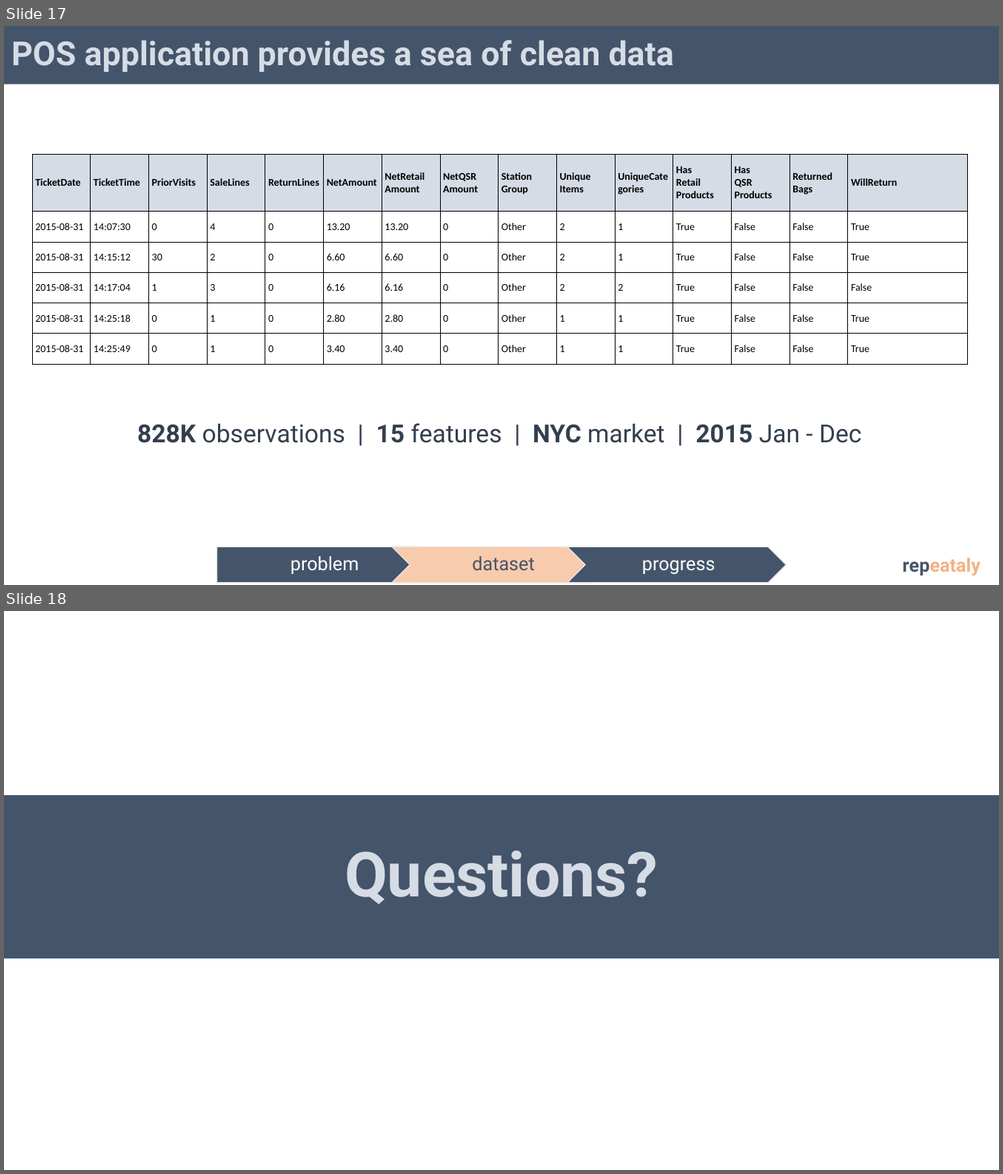
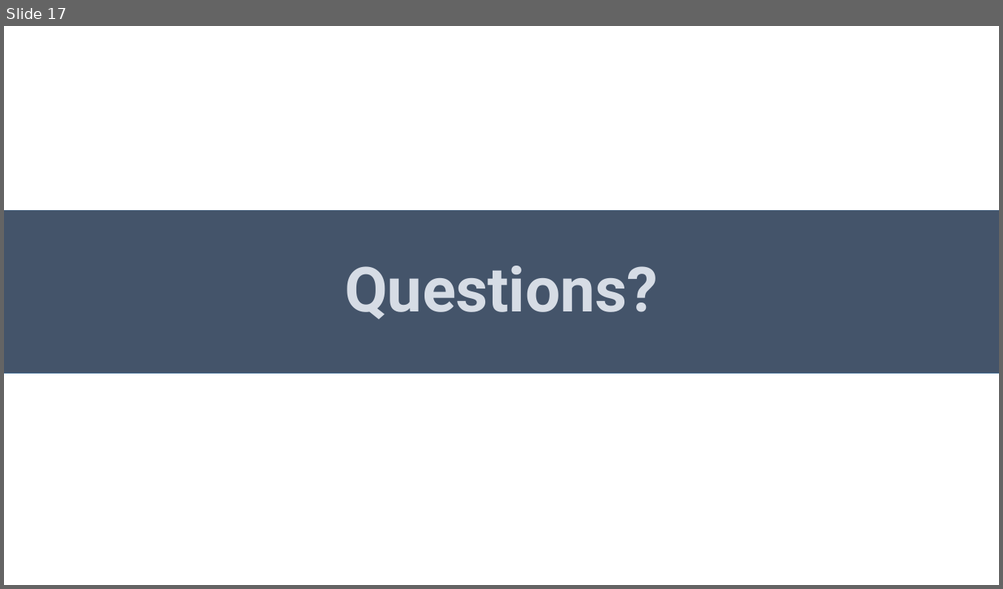
Before and after one commit to zenyui/ga-portfolio, a slide deck: project/presentation/repeataly_pres_final.pptx. Shown one above the other, each under a label of ours: slides 17 and 18 before the commit, slide 17 after it. The pictures are 1003x1174 and 1003x589 pixels, drawn with LibreOffice and Linux fonts; fonts in the diff are those of the drawing. Boxes give left, top, right and bottom in pixels: in the first picture for what was removed or moved away, otherwise in the second. Text is boxed around its words. In the diff, an @@ line names an element or a change of style, - is before the commit and + after.

```diff
--- a/project/presentation/repeataly_pres_final.pptx
+++ b/project/presentation/repeataly_pres_final.pptx
@@ slide 17 removed at (4,26,999,585), background #FFFFFF @@
@@ title removed at (4,26,999,84) @@
-POS application provides a sea of clean data
@@ table removed at (32,154,967,365), 6 rows, 15 columns @@
-TicketDate | TicketTime | PriorVisits | SaleLines | ReturnLines | NetAmount | NetRetail / Amount | NetQSR / Amount | Station / Group | Unique / Items | UniqueCategories | Has / Retail / Products | Has / QSR / Products | Returned / Bags | WillReturn
-2015-08-31 | 14:07:30 | 0 | 4 | 0 | 13.20 | 13.20 | 0 | Other | 2 | 1 | True | False | False | True
-2015-08-31 | 14:15:12 | 30 | 2 | 0 | 6.60 | 6.60 | 0 | Other | 2 | 1 | True | False | False | True
-2015-08-31 | 14:17:04 | 1 | 3 | 0 | 6.16 | 6.16 | 0 | Other | 2 | 2 | True | False | False | False
-2015-08-31 | 14:25:18 | 0 | 1 | 0 | 2.80 | 2.80 | 0 | Other | 1 | 1 | True | False | False | True
-2015-08-31 | 14:25:49 | 0 | 1 | 0 | 3.40 | 3.40 | 0 | Other | 1 | 1 | True | False | False | True
@@ text removed at (137,423,861,443) @@
-828K observations | 15 features | NYC market | 2015 Jan - Dec
@@ text removed at (902,558,980,577) @@
-repeataly
@@ group removed at (216,548,786,583): 3 texts, 2 chevrons, 1 pentagon arrow @@
-problem
-dataset
-progress
@@ what was slide 18 is now slide 17 @@
```
Also in this commit, not shown: 15 slides changed, 1 other file.
